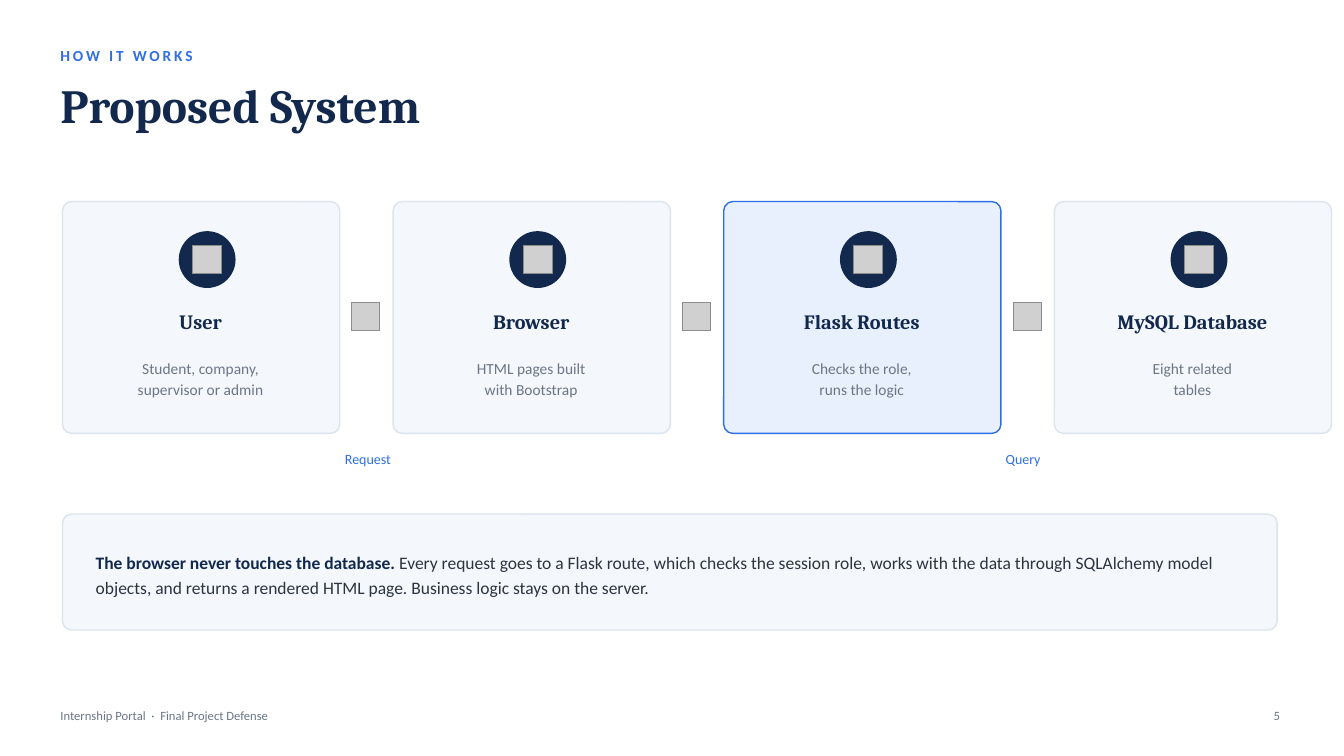
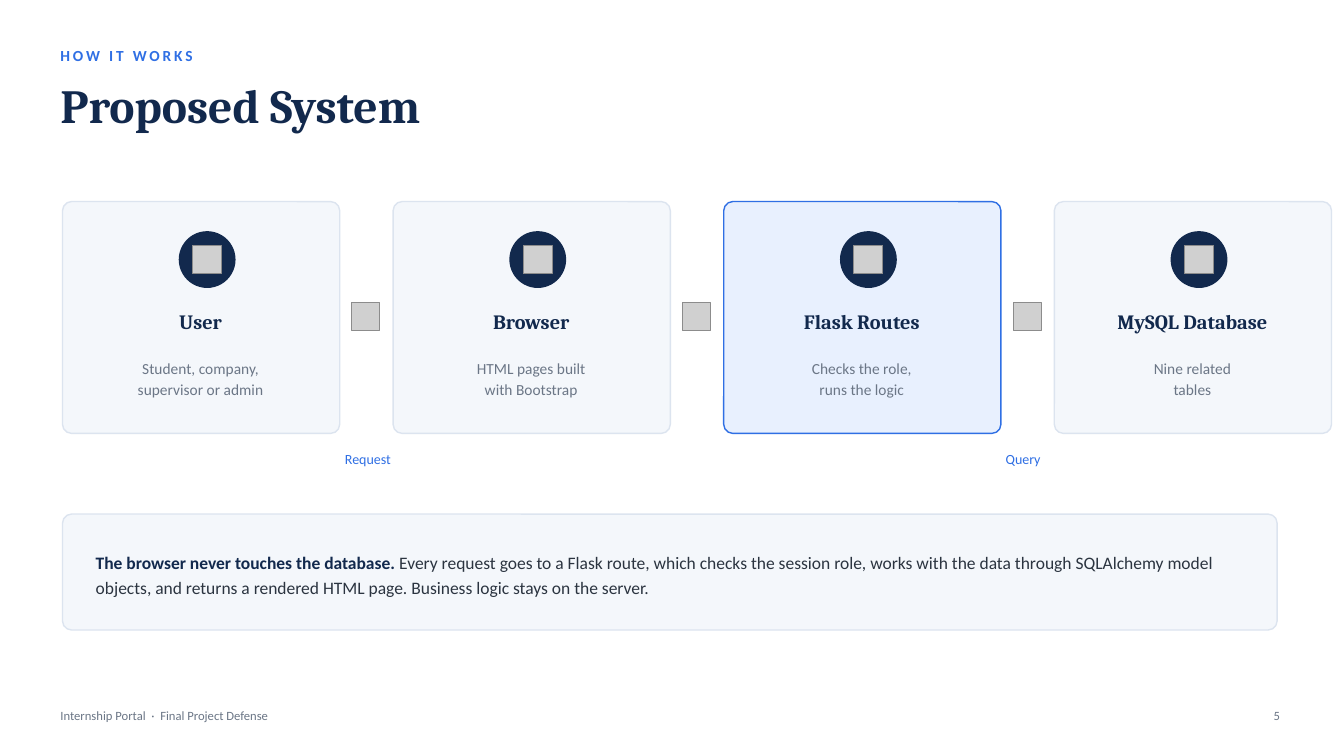
Before and after one commit to RamSinghKarki/Internship_Portal, a slide deck: slide 5 of docs/Final_Defense_Presentation.pptx. Drawn at 1344x756 pixels with LibreOffice and Linux fonts; fonts in the diff are those of the drawing; grey boxes stand for pictures. Boxes give left, top, right and bottom in pixels: in the first picture for what was removed or moved away, otherwise in the second. Text is boxed around its words. In the diff, an @@ line names an element or a change of style, - is before the commit and + after.

```diff
--- a/docs/Final_Defense_Presentation.pptx
+++ b/docs/Final_Defense_Presentation.pptx
@@ text at (x1=1154, y1=363, x2=1231, y2=374): text changed @@
-Eight related
+Nine related
```
Also in this commit, not shown: 8 other slides changed, 12 other files.
